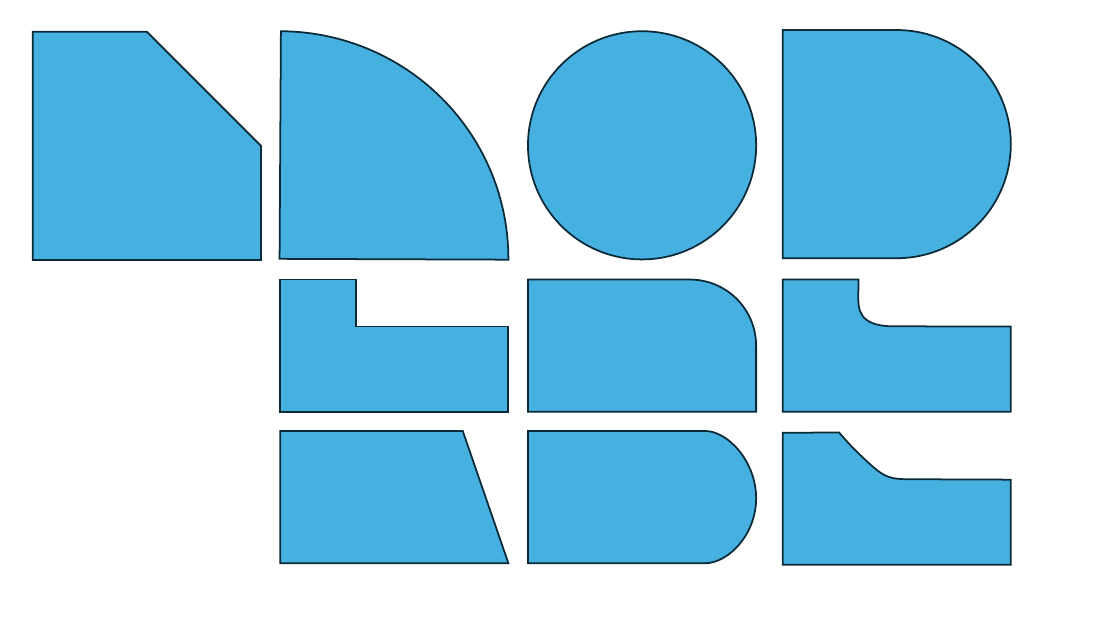
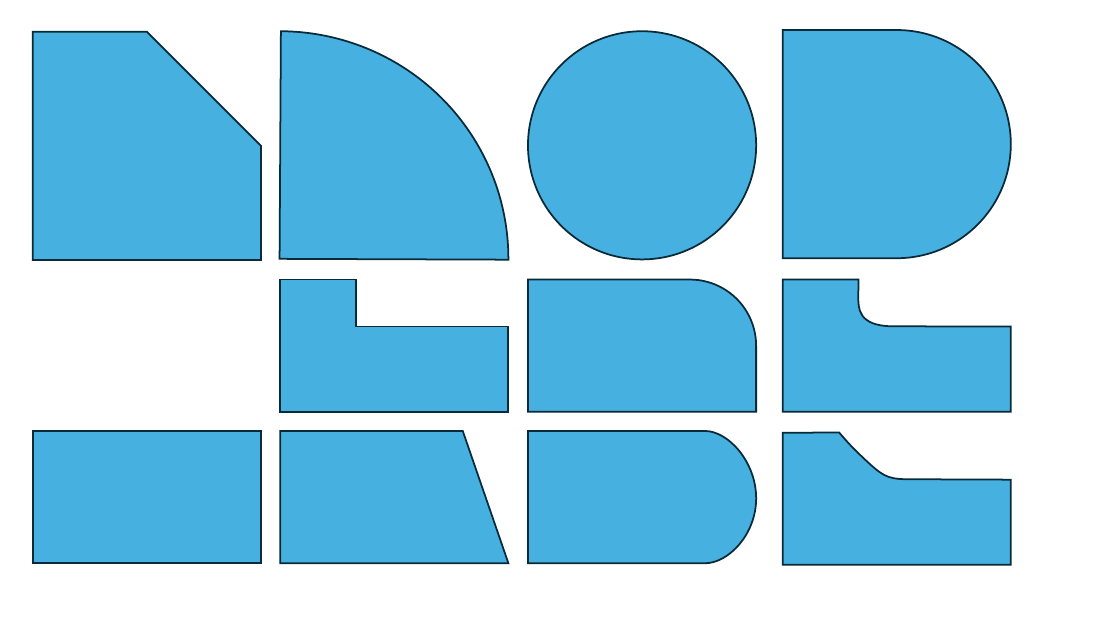
Before and after one commit to DmNVlop/2d-drawing, a slide deck: slide 2 of public/SystemShapes.pptx. Drawn at 1120x630 pixels with LibreOffice and Linux fonts; fonts in the diff are those of the drawing. Boxes give left, top, right and bottom in pixels: in the first picture for what was removed or moved away, otherwise in the second. Text is boxed around its words. In the diff, an @@ line names an element or a change of style, - is before the commit and + after.

```diff
--- a/public/SystemShapes.pptx
+++ b/public/SystemShapes.pptx
@@ rectangle added at box(33, 431, 261, 563), fill #46B1E1, outline #092A39 1.5 pt @@
```
Also in this commit, not shown: 30 other files.
